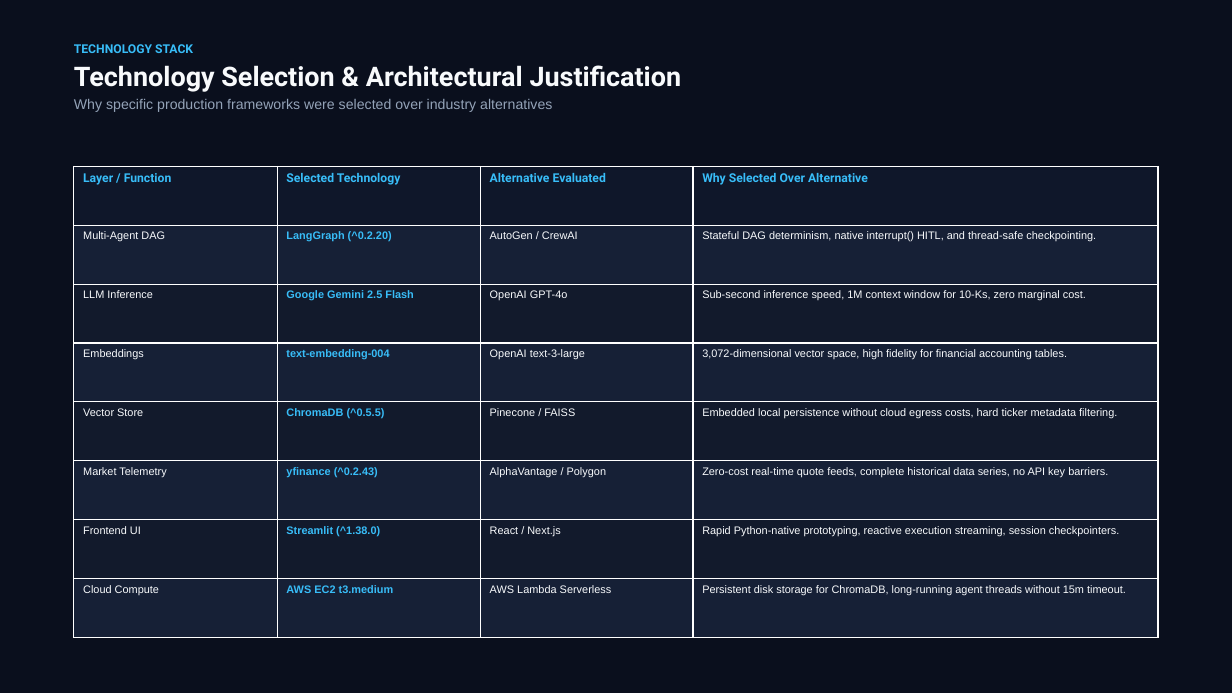
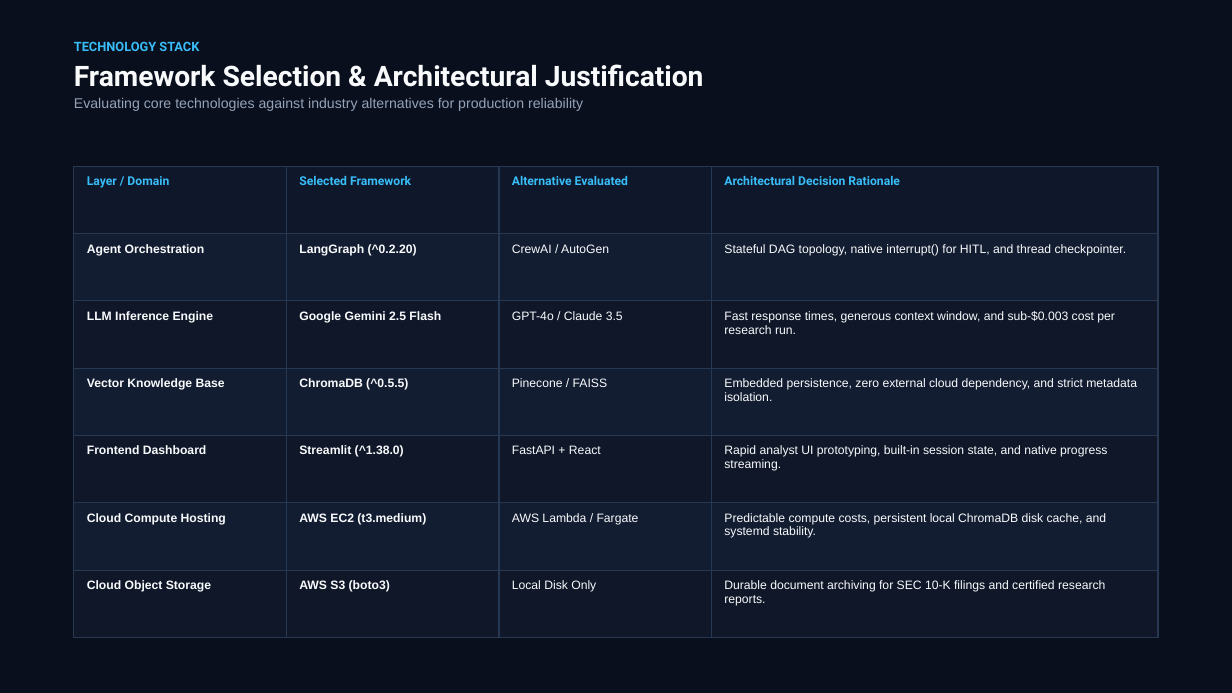
Before and after one commit to SagarTrimukhe/ai-investment-research-assistant, a slide deck: slide 11 of CAPSTONE_PROJECT_PRESENTATION.pptx (slide 10 before the commit). Drawn at 1232x693 pixels with LibreOffice and Linux fonts; fonts in the diff are those of the drawing. Boxes give left, top, right and bottom in pixels: in the first picture for what was removed or moved away, otherwise in the second. Text is boxed around its words. In the diff, an @@ line names an element or a change of style, - is before the commit and + after.

Commit message:
refactor: simplify presentation deck, eliminate formulas in PDF/PPT, and fix table borders and indentation

```diff
--- a/CAPSTONE_PROJECT_PRESENTATION.pptx
+++ b/CAPSTONE_PROJECT_PRESENTATION.pptx
@@ text at [74,41,199,51]: size 9.5 to 10 pt in "TECHNOLOGY STACK" @@
@@ text at [74,64,704,111]: text changed @@
-Technology Selection & Architectural Justification
-Why specific production frameworks were selected over industry alternatives
+Framework Selection & Architectural Justification
+Evaluating core technologies against industry alternatives for production reliability
@@ table at [74,166,1158,638] @@
-row 1: Layer / Function | Selected Technology | Alternative Evaluated | Why Selected Over Alternative
-row 2: Multi-Agent DAG | LangGraph (^0.2.20) | AutoGen / CrewAI | Stateful DAG determinism, native interrupt() HITL, and thread-safe checkpointing.
-row 3: LLM Inference | Google Gemini 2.5 Flash | OpenAI GPT-4o | Sub-second inference speed, 1M context window for 10-Ks, zero marginal cost.
-row 4: Embeddings | text-embedding-004 | OpenAI text-3-large | 3,072-dimensional vector space, high fidelity for financial accounting tables.
-row 5: Vector Store | ChromaDB (^0.5.5) | Pinecone / FAISS | Embedded local persistence without cloud egress costs, hard ticker metadata filtering.
-row 6: Market Telemetry | yfinance (^0.2.43) | AlphaVantage / Polygon | Zero-cost real-time quote feeds, complete historical data series, no API key barriers.
-row 7: Frontend UI | Streamlit (^1.38.0) | React / Next.js | Rapid Python-native prototyping, reactive execution streaming, session checkpointers.
-row 8: Cloud Compute | AWS EC2 t3.medium | AWS Lambda Serverless | Persistent disk storage for ChromaDB, long-running agent threads without 15m timeout.
+row 1: Layer / Domain | Selected Framework | Alternative Evaluated | Architectural Decision Rationale
+row 2: Agent Orchestration | LangGraph (^0.2.20) | CrewAI / AutoGen | Stateful DAG topology, native interrupt() for HITL, and thread checkpointer.
+row 3: LLM Inference Engine | Google Gemini 2.5 Flash | GPT-4o / Claude 3.5 | Fast response times, generous context window, and sub-$0.003 cost per research run.
+row 4: Vector Knowledge Base | ChromaDB (^0.5.5) | Pinecone / FAISS | Embedded persistence, zero external cloud dependency, and strict metadata isolation.
+row 5: Frontend Dashboard | Streamlit (^1.38.0) | FastAPI + React | Rapid analyst UI prototyping, built-in session state, and native progress streaming.
+row 6: Cloud Compute Hosting | AWS EC2 (t3.medium) | AWS Lambda / Fargate | Predictable compute costs, persistent local ChromaDB disk cache, and systemd stability.
+row 7: Cloud Object Storage | AWS S3 (boto3) | Local Disk Only | Durable document archiving for SEC 10-K filings and certified research reports.
```
Also in this commit, not shown: 3 other slides changed, 14 slides added, 14 slides removed, 1 other file.
